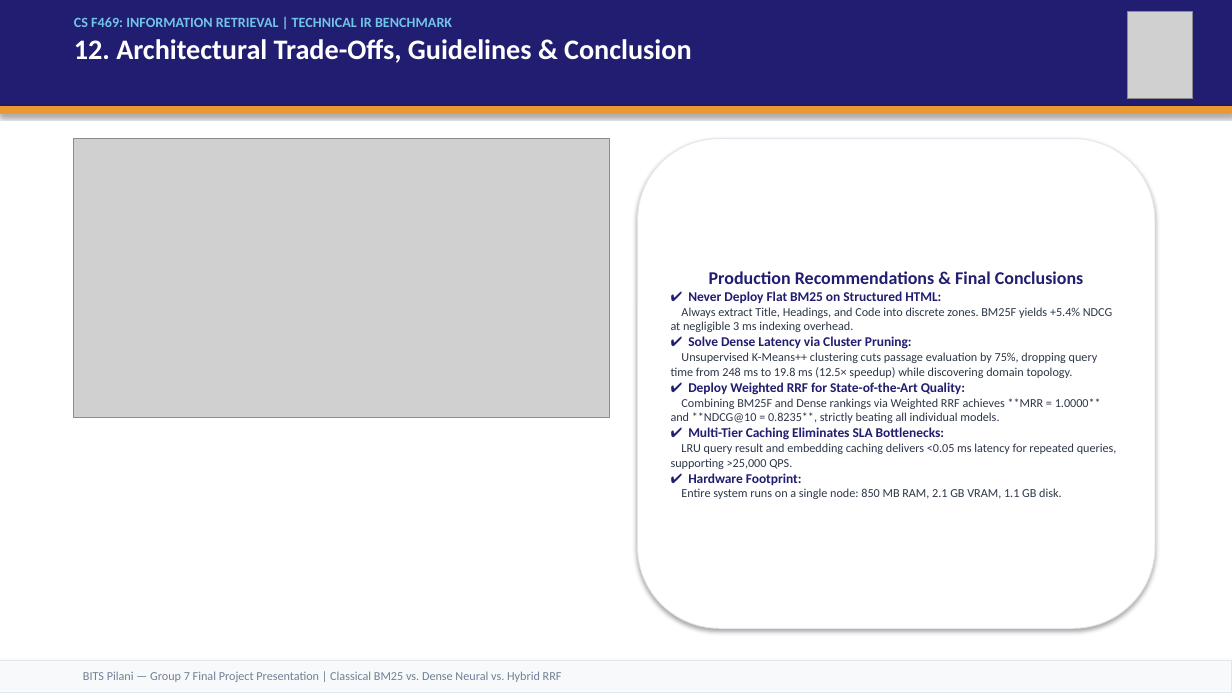
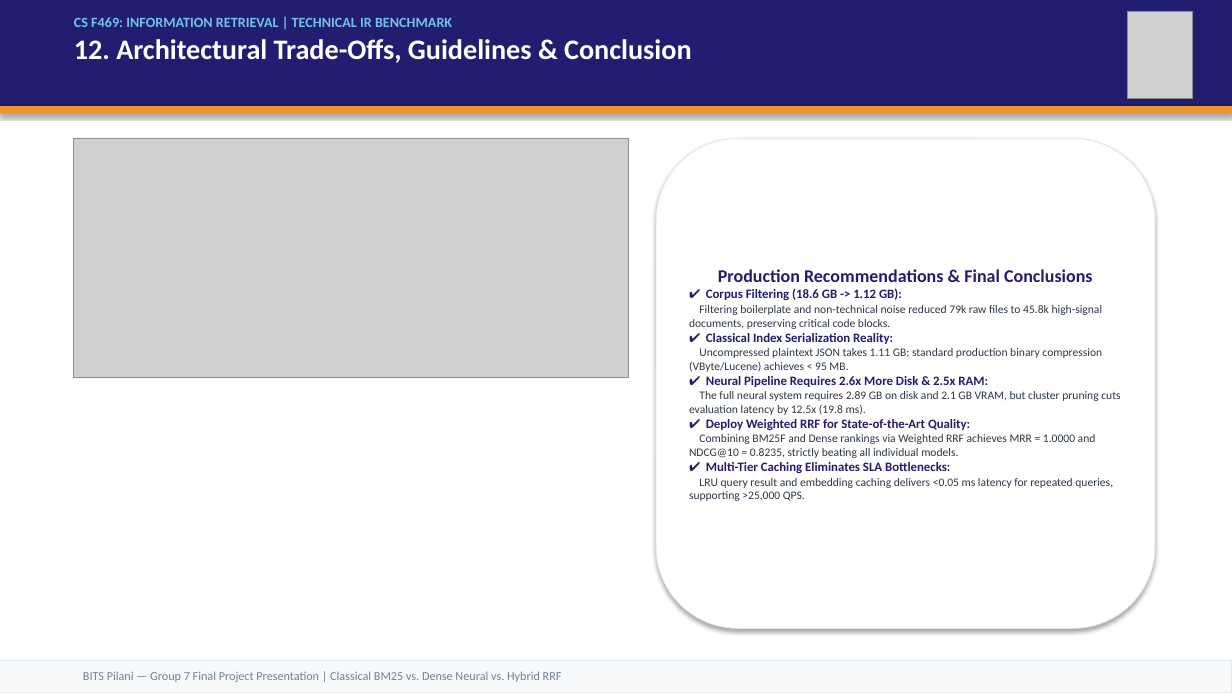
Before and after one commit to vishrutbhushan/ir-benchmark, a slide deck: slide 13 of presentation/IR_Benchmark_Presentation.pptx. Drawn at 1232x693 pixels with LibreOffice and Linux fonts; fonts in the diff are those of the drawing; grey boxes stand for pictures. Boxes give left, top, right and bottom in pixels: in the first picture for what was removed or moved away, otherwise in the second. Text is boxed around its words. In the diff, an @@ line names an element or a change of style, - is before the commit and + after.

```diff
--- a/presentation/IR_Benchmark_Presentation.pptx
+++ b/presentation/IR_Benchmark_Presentation.pptx
@@ picture: place and size @@
-picture at [74, 139, 610, 418]
+picture at [74, 139, 628, 378]
@@ rounded rectangle "Production Recommendations & Final Conclusions": place and size @@
-rounded rectangle "Production Recommendations & Final Conclusions" at [638, 139, 1155, 628]
+rounded rectangle "Production Recommendations & Final Conclusions" at [656, 139, 1155, 628]
@@ text in rounded rectangle at [689, 288, 1120, 415]: text changed; size 9.5 to 9 pt @@
-✔ Never Deploy Flat BM25 on Structured HTML:
-Always extract Title, Headings, and Code into discrete zones. BM25F yields +5.4% NDCG at negligible 3 ms indexing overhead.
-✔ Solve Dense Latency via Cluster Pruning:
-Unsupervised K-Means++ clustering cuts passage evaluation by 75%, dropping query time from 248 ms to 19.8 ms (12.5× speedup) while discovering domain topology.
+✔ Corpus Filtering (18.6 GB -> 1.12 GB):
+Filtering boilerplate and non-technical noise reduced 79k raw files to 45.8k high-signal documents, preserving critical code blocks.
+✔ Classical Index Serialization Reality:
+Uncompressed plaintext JSON takes 1.11 GB; standard production binary compression (VByte/Lucene) achieves < 95 MB.
+✔ Neural Pipeline Requires 2.6x More Disk & 2.5x RAM:
+The full neural system requires 2.89 GB on disk and 2.1 GB VRAM, but cluster pruning cuts evaluation latency by 12.5x (19.8 ms).
@@ text in rounded rectangle at [689, 419, 1113, 501]: size 10.5 to 10 pt in "✔ Deploy Weighted RRF for State-of-the-Art Quality:", "✔ Multi-Tier Caching Eliminates SLA Bottlenecks:"; size 9.5 to 9 pt in "LRU query result and embedding caching delivers ..." @@
@@ text in rounded rectangle at [689, 434, 1096, 458]: text changed; size 9.5 to 9 pt @@
-Combining BM25F and Dense rankings via Weighted RRF achieves **MRR = 1.0000** and **NDCG@10 = 0.8235**, strictly beating all individual models.
+Combining BM25F and Dense rankings via Weighted RRF achieves MRR = 1.0000 and NDCG@10 = 0.8235, strictly beating all individual models.
@@ text in rounded rectangle at [681, 473, 1062, 499]: paragraphs removed @@
-✔ Hardware Footprint:
-Entire system runs on a single node: 850 MB RAM, 2.1 GB VRAM, 1.1 GB disk.
```
Also in this commit, not shown: 9 other slides changed, 6 other files.
